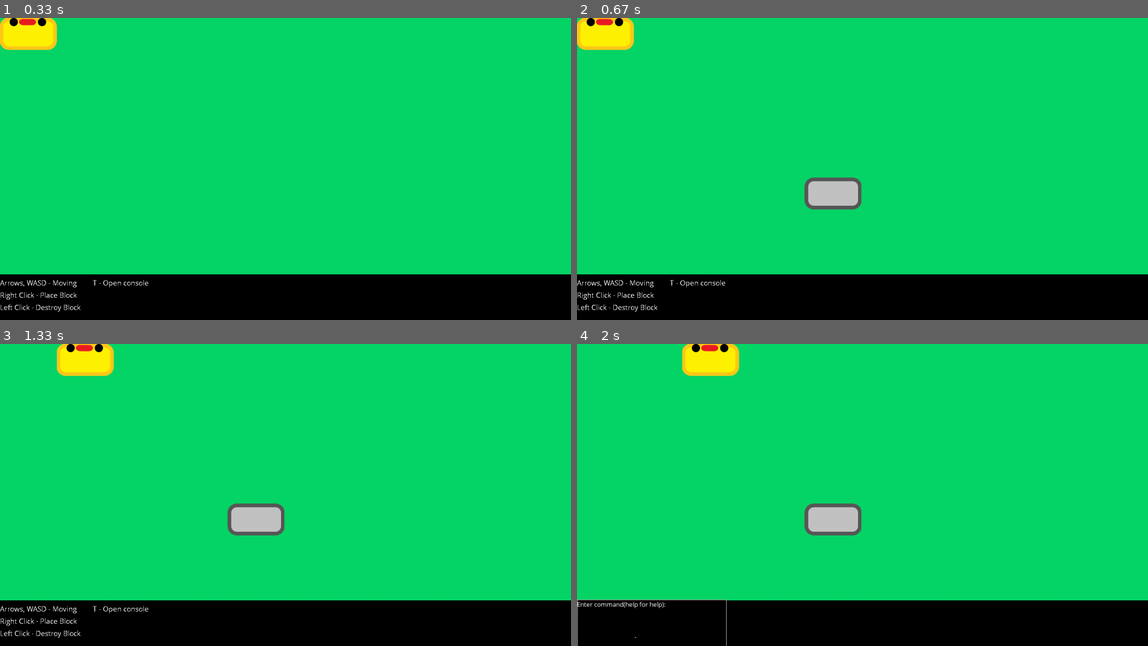
Above: before the commit, frames 1-4 (two rows, left to right).
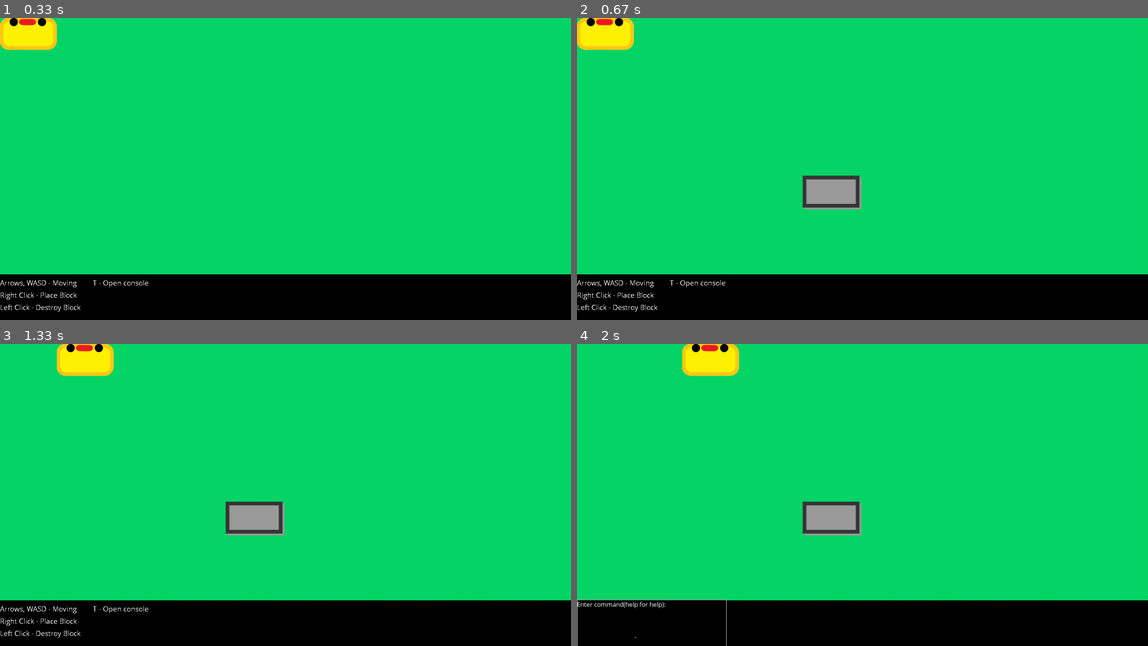
Above: after the commit, the same moments.

Repository: timaaos/PySocketGame
Game: pygame game, started from pygame_version.py
Two runs of this game, one before a commit and one after it. Both use one fixed random seed, a clock stepped at 60 frames per second and the inputs below.
Inputs (mouse positions are in pixels of both pictures, inside the frame that each line leads up to):
- Up to frame 1 (0.33 s): no input
- Up to frame 2 (0.67 s): right-click (839, 181) at 0.38 s
- Up to frame 3 (1.33 s): hold Right 0.67-1.13 s
- Up to frame 4 (2 s): hold Right 1.5-1.97 s; tap T at 1.65 s

Frame 1 is identical in both runs. In frame 2, 1.1% of the frame differs, in the area x 39-50%, y 52-64%; in frame 3, 1.1%; in frame 4, 1.1%.

Commit message:
Fixed big lags when 20+ blocks

Diff:
--- a/game_functions.py
+++ b/game_functions.py
@@ -97,5 +97,7 @@
     screen.blit(textsurface3, (0, 766))
     screen.blit(textsurface4, (250, 700))
     for i in block_list:
-        Block(screen, i[0], i[1]).blitme()
+        pygame.draw.rect(screen,(155, 155, 155),(i[0],i[1],settings.speed_x,settings.speed_y))
+        pygame.draw.rect(screen, (55, 55, 55), (i[0]-5, i[1]-5, settings.speed_x, settings.speed_y),10)
+        #Block(screen, i[0], i[1]).blitme()
     pygame.display.flip()
